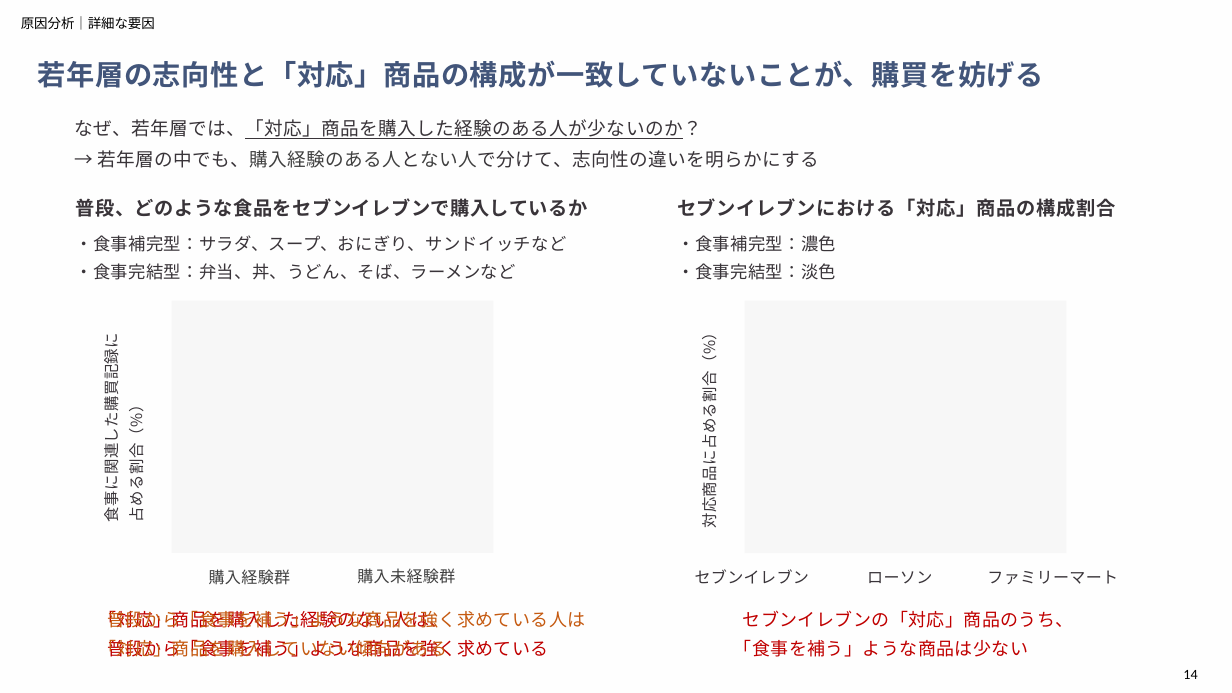
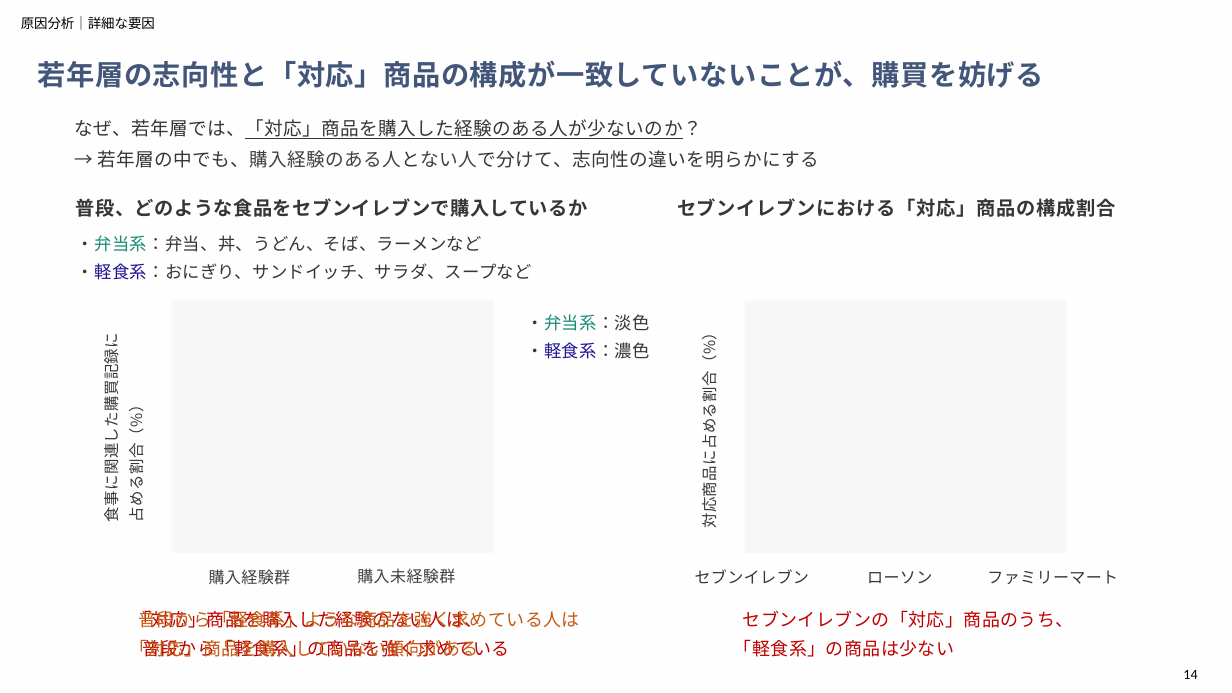
Before and after one commit to aoiseki0415/Accenture_CEO, a slide deck: slide 14 of 提出物一覧/アクセンチュア_最終報告（作成中）.pptx. Drawn at 1232x693 pixels with LibreOffice and Linux fonts; fonts in the diff are those of the drawing. Boxes give left, top, right and bottom in pixels: in the first picture for what was removed or moved away, otherwise in the second. Text is boxed around its words. In the diff, an @@ line names an element or a change of style, - is before the commit and + after.

```diff
--- a/提出物一覧/アクセンチュア_最終報告（作成中）.pptx
+++ b/提出物一覧/アクセンチュア_最終報告（作成中）.pptx
@@ text at <box>77,235,532,280</box>: text changed @@
-・食事補完型：サラダ、スープ、おにぎり、サンドイッチなど
-・食事完結型：弁当、丼、うどん、そば、ラーメンなど
+・弁当系：弁当、丼、うどん、そば、ラーメンなど
+・軽食系：おにぎり、サンドイッチ、サラダ、スープなど
@@ text at <box>77,263,650,331</box>: text changed @@
-・食事補完型：濃色
-・食事完結型：淡色
+・弁当系：淡色
+・軽食系：濃色
@@ text at <box>130,610,580,657</box>: text changed @@
-普段から「食事を補う」ような商品を強く求めている人は「対応」商品を購入していない傾向がある
+普段から「軽食系」ような商品を強く求めている人は「対応」商品を購入していない傾向がある
@@ text at <box>133,610,580,657</box>: text changed @@
-「対応」商品を購入した経験のない人は、
-普段から「食事を補う」ような商品を強く求めている
+「対応」商品を購入した経験のない人は、
+普段から「軽食系」の商品を強く求めている
@@ text at <box>734,610,1074,657</box>: text changed @@
-セブンイレブンの「対応」商品のうち、
-「食事を補う」ような商品は少ない
+セブンイレブンの「対応」商品のうち、
+「軽食系」の商品は少ない
```
Also in this commit, not shown: 10 other slides changed, 2 slides added, 2 slides removed.
